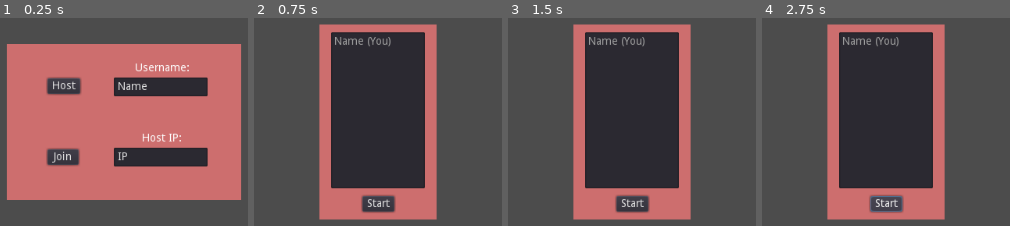
Above: before the commit, frames 1-4 (left to right).
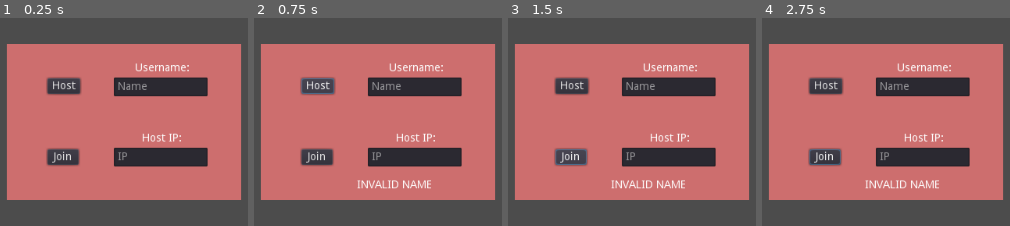
Above: after the commit, the same moments.

Repository: Pillber/East-West
Game: Godot game, scene res://MainMenu.tscn
Same seed, same stepped clock (60 frames per second), same inputs: the game is played once before the commit and once after it. The engine's default icon, where the game draws it, is replaced by a stand-in: a white triangle on a blue panel in a dark square.
Inputs (mouse positions are in pixels of both pictures, inside the frame that each line leads up to):
- Up to frame 1 (0.25 s): no input
- Up to frame 2 (0.75 s): click "Host" at 0.5 s
- Up to frame 3 (1.5 s): click (570, 157) at 1.25 s, where only the run after the commit has a clickable "Join"
- Up to frame 4 (2.75 s): click (886, 203) at 2 s, where only the run before the commit has a clickable "Start"

The runs differ from the first frame. In frame 1, 0.3% of the frame differs, in the area x 47-60%, y 30-69%; in frame 2, 68%; in frame 3, 68%; in frame 4, 68%, in the area x 2-98%, y 2-98%.
Error before the commit: Assertion failed. (res://gamestate.gd:74)

Commit message:
started player creation and networking

Diff:
--- a/Game.tscn
+++ b/Game.tscn
@@ -1,9 +1,3 @@
-[gd_scene load_steps=2 format=2]
-
-[ext_resource path="res://icon.png" type="Texture" id=1]
+[gd_scene format=2]
 
 [node name="Game" type="Node2D"]
-
-[node name="Sprite" type="Sprite" parent="."]
-position = Vector2( 464.475, 239.729 )
-texture = ExtResource( 1 )
--- a/MainMenu.tscn
+++ b/MainMenu.tscn
@@ -126,7 +126,7 @@
 margin_top = 132.929
 margin_right = 257.222
 margin_bottom = 156.929
-text = "IP"
+placeholder_text = "IP"
 __meta__ = {
 "_edit_use_anchors_": false
 }
@@ -136,7 +136,7 @@
 margin_top = 42.9289
 margin_right = 257.222
 margin_bottom = 66.9289
-text = "Name"
+placeholder_text = "Name"
 __meta__ = {
 "_edit_use_anchors_": false
 }
--- a/MenuController.gd
+++ b/MenuController.gd
@@ -28,14 +28,14 @@
 func refresh_lobby():
 	#Clear current lobby list and add self
 	$LobbyPanel/PlayerList.clear()
-	$LobbyPanel/PlayerList.add_item(gamestate.player_name + " (You)")
+	#$LobbyPanel/PlayerList.add_item(gamestate.player_name + " (You)")
 
 	#Add all of the other players
 	var player_list = gamestate.get_player_list()
 	print("List: " + str(player_list))
 	player_list.sort()
 	for p in player_list:
-		$LobbyPanel/PlayerList.add_item(p)
+		$LobbyPanel/PlayerList.add_item(p + "(YOU)" if p == gamestate.player_name else p)
 		print("Adding to UI: " + p)
 
 func _on_HostButton_pressed():
--- /dev/null
+++ b/Player.gd
@@ -0,0 +1,23 @@
+extends KinematicBody2D
+
+export var move_speed = 100
+
+func _ready():
+	$Name.text = gamestate.player_name
+
+
+func _physics_process(delta):
+	var input = Vector2()
+
+	if Input.is_action_pressed("move_up"):
+		input += Vector2.UP
+	if Input.is_action_pressed("move_down"):
+		input += Vector2.DOWN
+	if Input.is_action_pressed("move_right"):
+		input += Vector2.RIGHT
+	if Input.is_action_pressed("move_left"):
+		input += Vector2.LEFT
+
+	input = input.normalized()
+
+	move_and_slide(input * move_speed)
--- /dev/null
+++ b/Player.tscn
@@ -0,0 +1,26 @@
+[gd_scene load_steps=4 format=2]
+
+[ext_resource path="res://Player.gd" type="Script" id=1]
+[ext_resource path="res://icon.png" type="Texture" id=2]
+
+[sub_resource type="RectangleShape2D" id=1]
+extents = Vector2( 32, 32 )
+
+[node name="Player" type="KinematicBody2D"]
+script = ExtResource( 1 )
+
+[node name="Name" type="Label" parent="."]
+margin_left = -20.1749
+margin_top = -52.0
+margin_right = 20.0
+margin_bottom = -42.0
+text = "Name"
+__meta__ = {
+"_edit_use_anchors_": false
+}
+
+[node name="Sprite" type="Sprite" parent="."]
+texture = ExtResource( 2 )
+
+[node name="Collision" type="CollisionShape2D" parent="."]
+shape = SubResource( 1 )
--- a/gamestate.gd
+++ b/gamestate.gd
@@ -8,7 +8,7 @@
 var peer: NetworkedMultiplayerENet = null
 
 var players = {}
-var player_name = "Jonathan"
+var player_name = "yo mama"
 var players_ready = []
 
 
@@ -31,12 +31,17 @@
 	peer = NetworkedMultiplayerENet.new()
 	peer.create_server(DEFAULT_PORT, MAX_PEERS)
 	get_tree().set_network_peer(peer)
+	register_self()
 
 func join_game(ip, new_player_name):
 	player_name = new_player_name
 	peer = NetworkedMultiplayerENet.new()
 	peer.create_client(ip, DEFAULT_PORT)
 	get_tree().set_network_peer(peer)
+	register_self()
+
+func register_self():
+	players[get_tree().get_network_unique_id()] = player_name
 
 # This is called on all clients (even listen server) whenever someone connects
 func _on_player_connected(id):
@@ -69,6 +74,9 @@
 	return players.values()
 
 func start_game():
+
+	print(players)
+
 	#Assert means that if this client is not the host --> Stop the code
 	#This means only the host should be running this code (This is a SERVER ONLY COMMAND)
 	assert(get_tree().is_network_server())
@@ -88,6 +96,12 @@
 	var Game = load("res://Game.tscn").instance()
 	get_tree().get_root().add_child(Game)
 	get_tree().get_root().get_node("MainMenu").hide()
+
+	for p in players:
+		var player = load("res://Player.tscn").instance()
+		player.set_name(str(p))
+		player.set_network_master(p)
+		get_node("/root/Game").add_child(player)
 
 	#If NOT THE SERVER HOST --> Tell server we are ready
 	if not get_tree().is_network_server():
--- a/project.godot
+++ b/project.godot
@@ -18,6 +18,29 @@
 
 gamestate="*res://gamestate.gd"
 
+[input]
+
+move_right={
+"deadzone": 0.5,
+"events": [ Object(InputEventKey,"resource_local_to_scene":false,"resource_name":"","device":0,"alt":false,"shift":false,"control":false,"meta":false,"command":false,"pressed":false,"scancode":68,"unicode":0,"echo":false,"script":null)
+ ]
+}
+move_left={
+"deadzone": 0.5,
+"events": [ Object(InputEventKey,"resource_local_to_scene":false,"resource_name":"","device":0,"alt":false,"shift":false,"control":false,"meta":false,"command":false,"pressed":false,"scancode":65,"unicode":0,"echo":false,"script":null)
+ ]
+}
+move_down={
+"deadzone": 0.5,
+"events": [ Object(InputEventKey,"resource_local_to_scene":false,"resource_name":"","device":0,"alt":false,"shift":false,"control":false,"meta":false,"command":false,"pressed":false,"scancode":83,"unicode":0,"echo":false,"script":null)
+ ]
+}
+move_up={
+"deadzone": 0.5,
+"events": [ Object(InputEventKey,"resource_local_to_scene":false,"resource_name":"","device":0,"alt":false,"shift":false,"control":false,"meta":false,"command":false,"pressed":false,"scancode":87,"unicode":0,"echo":false,"script":null)
+ ]
+}
+
 [physics]
 
 common/enable_pause_aware_picking=true
